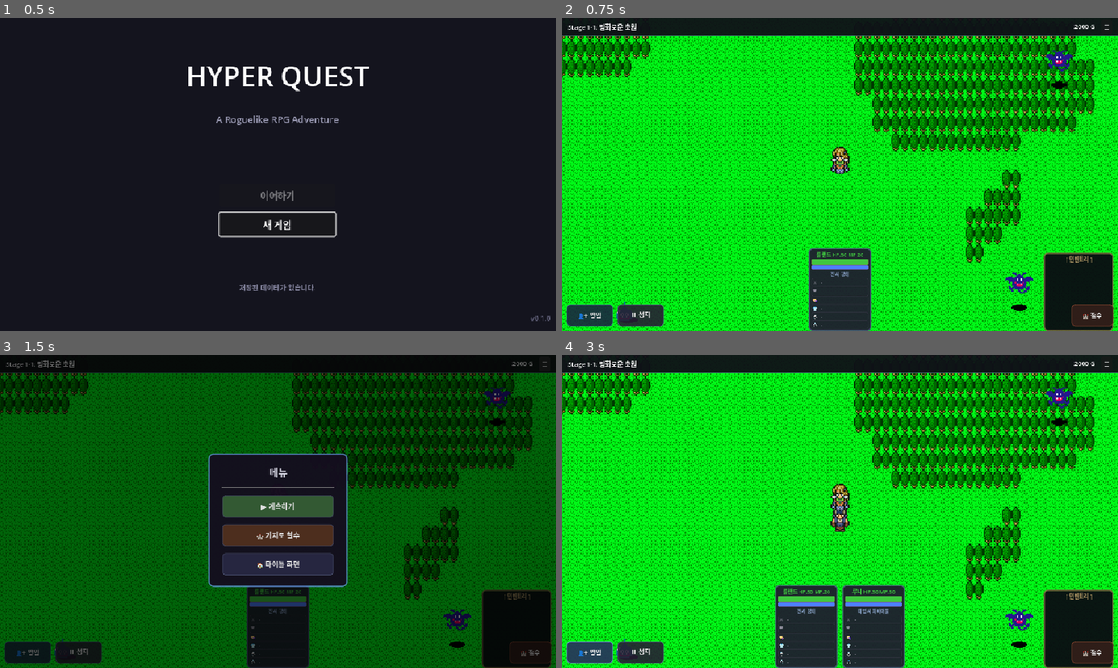
Above: before the commit, frames 1-4 (two rows, left to right).
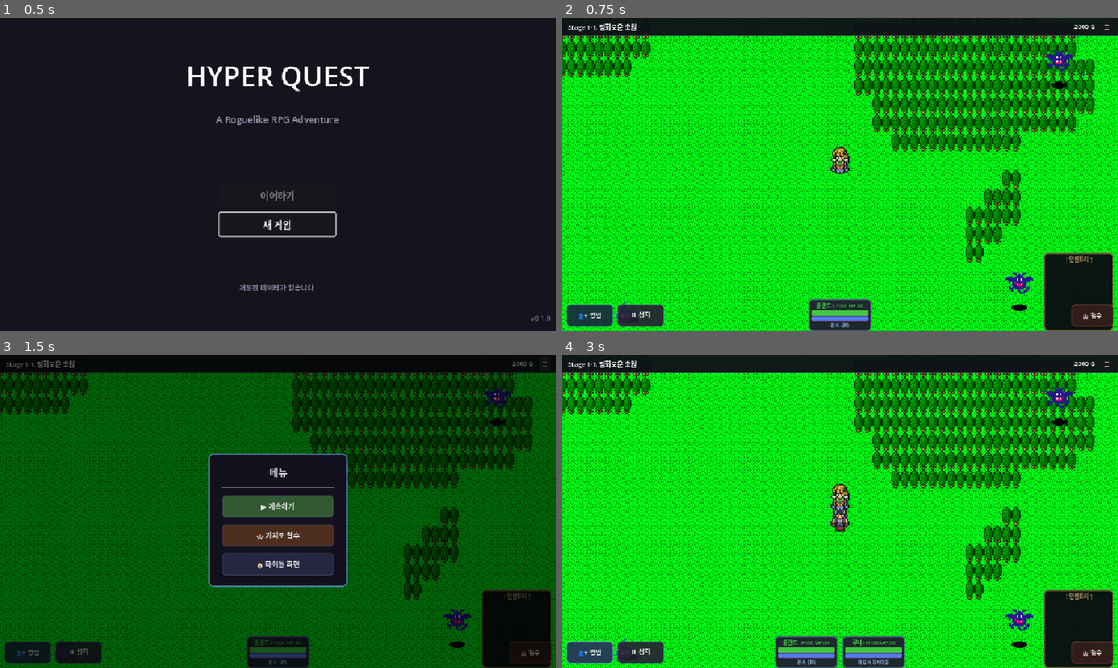
Above: after the commit, the same moments.

Repository: limmmmmmn/Appears-Appears
Game: Godot game, scene res://scenes/main/Main.tscn
Same seed, same stepped clock (60 frames per second), same inputs: the game is played once before the commit and once after it.
Inputs:
- Up to frame 1 (0.5 s): no input
- Up to frame 2 (0.75 s): click "새 게임" at 0.5 s
- Up to frame 3 (1.5 s): click "☰" at 1.25 s
- Up to frame 4 (3 s): click "🏰 철수" at 2 s; click "👤+ 영입" at 2.75 s

Frame 1 is identical in both runs. In frame 2, 2.4% of the frame differs, in the area x 44-56%, y 73-100%; in frame 3, 2.3%; in frame 4, 4.8%, in the area x 38-62%, y 73-100%.

Commit message:
히어로 카드 장비칸 기본 접힘, 인벤토리 호버 시 펼침
- HeroCard: equip_section 기본 visible=false (접힘)
- HeroCard: expand_equips() / collapse_equips() 메서드 추가
- InventoryCard: 패널 mouse_entered → 모든 히어로 카드 장비 펼침
- InventoryCard: 패널 mouse_exited → 모든 히어로 카드 장비 접힘

https://claude.ai/code/session_01LzmX6vSTcWcWe1rR4SRP8n

Diff:
--- a/scripts/ui/field/HeroCard.gd
+++ b/scripts/ui/field/HeroCard.gd
@@ -65,6 +65,7 @@
 	_style_bar(mp_bar, MP_COLOR)
 	_style_bar(mp_bar_ghost, MP_GHOST_COLOR, true)
 	_build_equip_slots()
+	equip_section.visible = false
 	call_deferred("_update_min_size")
 
 
@@ -547,6 +548,20 @@
 #endregion
 
 
+#region 장비 섹션 접기/펼치기
+func expand_equips() -> void:
+	if equip_section:
+		equip_section.visible = true
+		call_deferred("_update_min_size")
+
+
+func collapse_equips() -> void:
+	if equip_section:
+		equip_section.visible = false
+		call_deferred("_update_min_size")
+#endregion
+
+
 #region 슬롯 하이라이트
 func highlight_slot(p_slot_name: String, equip_id: String = "") -> void:
 	if not equip_id.is_empty():
--- a/scripts/ui/field/InventoryCard.gd
+++ b/scripts/ui/field/InventoryCard.gd
@@ -29,10 +29,36 @@
 	_panel_normal_style = panel.get_theme_stylebox("panel").duplicate()
 	_panel_highlight_style = _panel_normal_style.duplicate()
 	_panel_highlight_style.border_color = Color(1.0, 0.95, 0.3, 1.0)
+	panel.mouse_entered.connect(_on_panel_mouse_entered)
+	panel.mouse_exited.connect(_on_panel_mouse_exited)
 	if InventoryManager:
 		if not InventoryManager.inventory_changed.is_connected(refresh):
 			InventoryManager.inventory_changed.connect(refresh)
 	call_deferred("refresh")
+
+
+#region 패널 호버 → 히어로 장비칸 펼치기/접기
+func _on_panel_mouse_entered() -> void:
+	_set_hero_equips_expanded(true)
+
+
+func _on_panel_mouse_exited() -> void:
+	_set_hero_equips_expanded(false)
+
+
+func _set_hero_equips_expanded(expanded: bool) -> void:
+	var container = hero_cards_container
+	if not container:
+		container = get_parent()
+	if not container:
+		return
+	for child in container.get_children():
+		if child is HeroCard:
+			if expanded:
+				child.expand_equips()
+			else:
+				child.collapse_equips()
+#endregion
 
 
 #region 아이템 리스트 갱신
